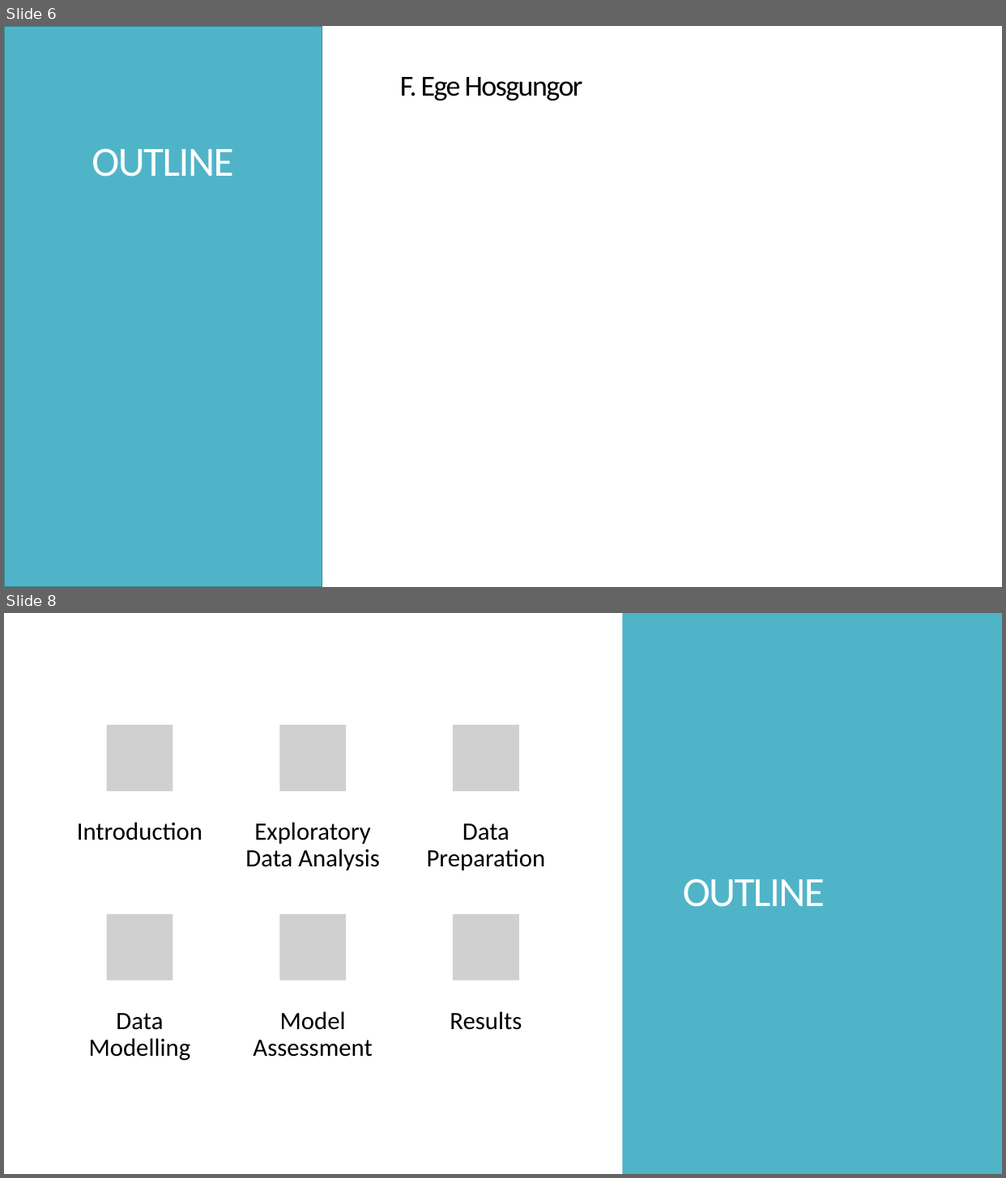
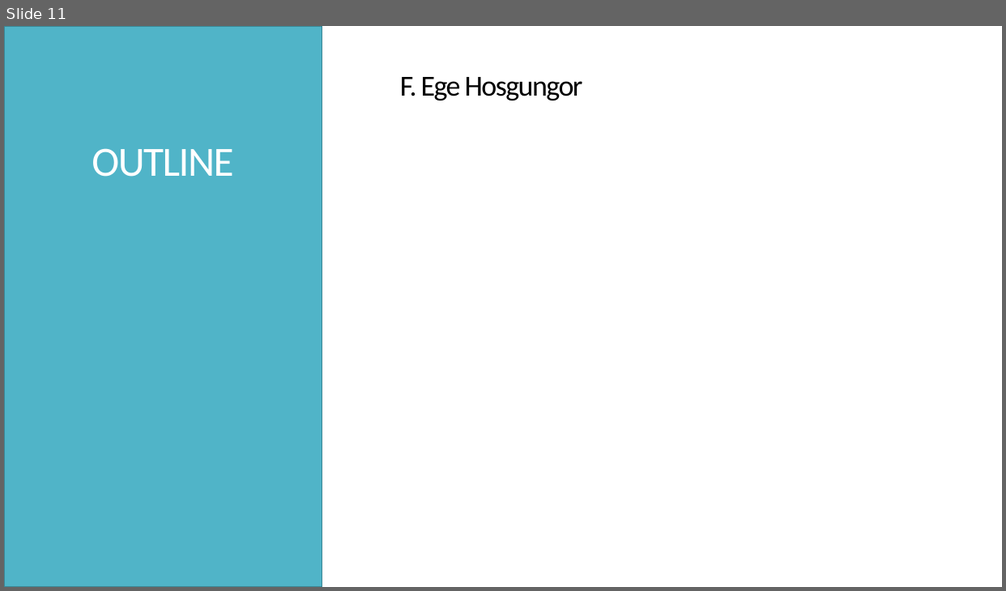
Before and after one commit to Hsgngr/dataiku_income_classification, a slide deck: Task_Presentation.pptx. Shown one above the other, each under a label of ours: slides 6 and 8 before the commit, slide 11 after it; the slides between them are not shown. The pictures are 1006x1178 and 1006x591 pixels, drawn with LibreOffice and Linux fonts; fonts in the diff are those of the drawing; grey boxes stand for pictures. Boxes give left, top, right and bottom in pixels: in the first picture for what was removed or moved away, otherwise in the second. Text is boxed around its words. In the diff, an @@ line names an element or a change of style, - is before the commit and + after.

```diff
--- a/Task_Presentation.pptx
+++ b/Task_Presentation.pptx
@@ slide 8 removed at [4, 613, 1002, 1174], background #FFFFFF @@
@@ rectangle removed at [622, 613, 1002, 1174] @@
@@ title removed at [683, 879, 825, 907] @@
-OUTLINE
@@ group removed at [77, 726, 546, 1061]: 6 pictures, 6 texts @@
-Introduction
-Exploratory Data Analysis
-Data Preparation
-Data Modelling
-Model Assessment
-Results
@@ what was slide 6 is now slide 11 @@
```
Also in this commit, not shown: 3 slides changed, 5 slides added.
